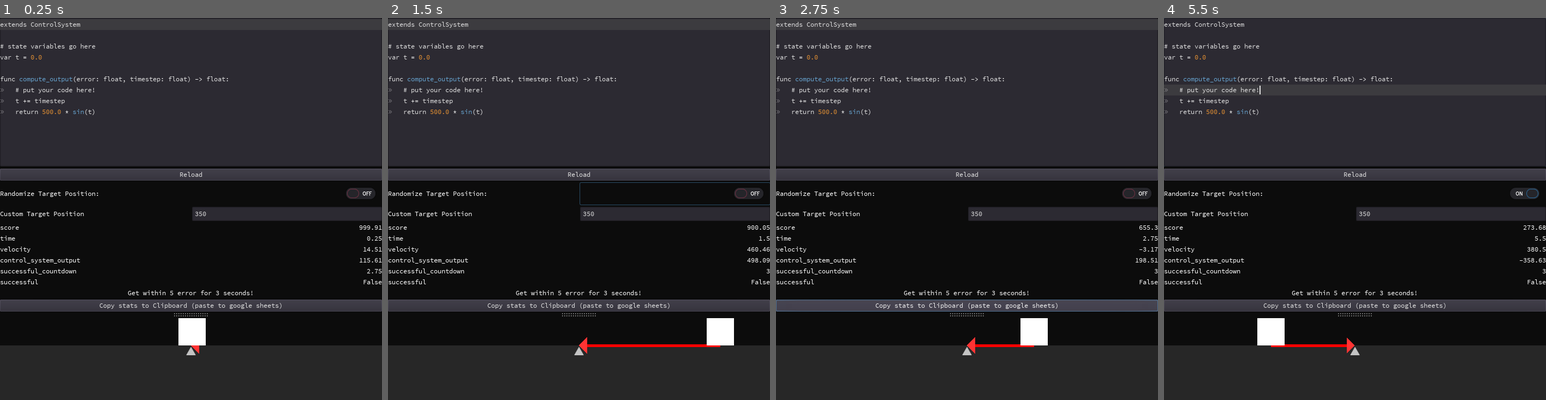
Above: before the commit, frames 1-4 (left to right).
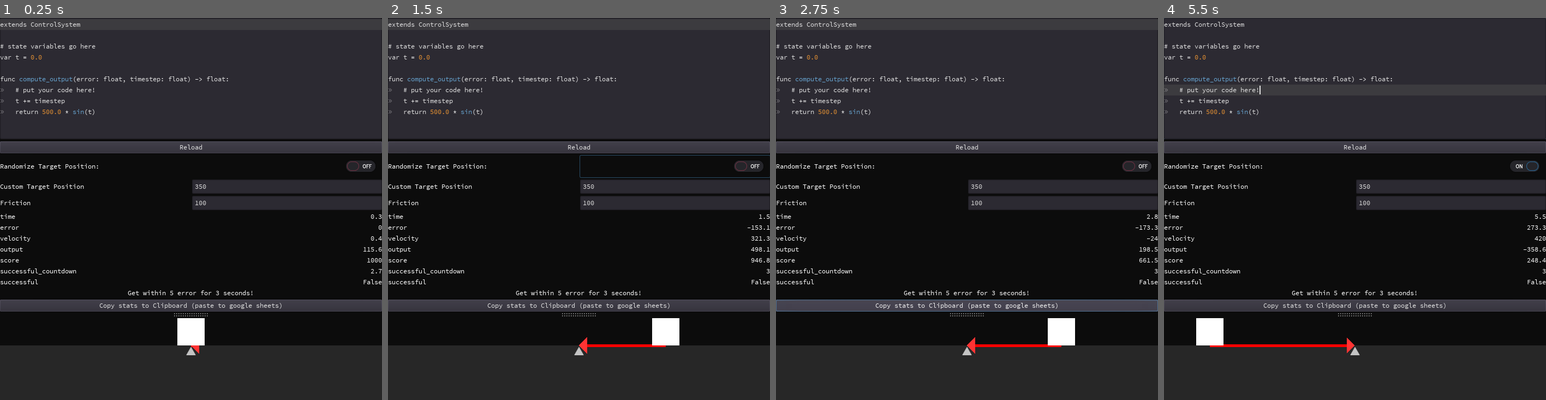
Above: after the commit, the same moments.

Repository: creikey/control-system-playground
Game: Godot game, scene res://Main.tscn
Two runs of this game, one before a commit and one after it. Both use one fixed random seed, a clock stepped at 60 frames per second and the inputs below.
Inputs (mouse positions are in pixels of both pictures, inside the frame that each line leads up to; where the layout moved, square brackets give the same spot in the first picture):
- Up to frame 1 (0.25 s): no input
- Up to frame 2 (1.5 s): click (674, 166) [674, 193] at 0.5 s; click (674, 166) [674, 193] at 1.25 s
- Up to frame 3 (2.75 s): click "Copy stats to Clipboard (past…" at 2 s
- Up to frame 4 (5.5 s): click "Copy stats to Clipboard (past…" at 2.75 s; click (1450, 166) [1450, 193] at 3.5 s; click "Copy stats to Clipboard (past…" at 4.25 s; move the mouse to (1355, 90) at 5.02 s; hold Mouse wheel up (zoom_in) from 5.03 s (still down); click (1355, 90) at 5.17 s

The runs differ from the first frame. In frame 1, 12% of the frame differs, in the area x 0-100%, y 31-87%; in frame 2, 13%; in frame 3, 13%; in frame 4, 14%.

Commit message:
Reorganize graphed output and add friction

Diff:
--- a/src/Box.gd
+++ b/src/Box.gd
@@ -8,8 +8,9 @@
 var target_point: float = 350.0
 var successful: bool = false
 
+var friction: float = 0.0
 var velocity: float = 0.0
-var accel: float = 0.0
+var last_control_system_output: float = 0.0
 
 func reset():
 	velocity = 0.0
@@ -22,11 +23,20 @@
 func get_control_system_error() -> float:
 	return target_point - global_position.x
 
+func get_control_system_position() -> float:
+	return global_position.x
+
 func _physics_process(delta: float):
 	if successful:
 		return
-	accel = current_control_system.compute_output(get_control_system_error(), delta)
-	velocity += accel * delta
+	last_control_system_output = current_control_system.compute_output(get_control_system_error(), delta)
+	velocity += last_control_system_output * delta
+
+	var frictional_accel = -sign(velocity) * friction
+	if abs(frictional_accel * delta) > abs(velocity):
+		frictional_accel = -velocity / delta
+	velocity += frictional_accel * delta
+
 	global_position.x += velocity * delta
 	if global_position.x > 700.0 - 25.0:
 		velocity *= -0.8
--- a/src/ControlSystemEditor.gd
+++ b/src/ControlSystemEditor.gd
@@ -28,6 +28,7 @@
 	return {
 		"randomize_target_position": $VSplitContainer/VBoxContainer/Options/HBoxContainer/RandomizeStartCheckButton.pressed,
 		"custom_target_position": float($VSplitContainer/VBoxContainer/Options/HBoxContainer2/CustomTargetLineEdit.text),
+		"friction": float($VSplitContainer/VBoxContainer/Options/HBoxContainer3/FrictionLineEdit.text),
 	}
 
 func set_script_text(new_text: String):
@@ -44,5 +45,5 @@
 	for stat_display in _stats_vbox.get_children():
 		var new_stat_value = stats[stat_display.stat_name_label.text]
 		if new_stat_value is float:
-			new_stat_value = stepify(new_stat_value, 0.01)
+			new_stat_value = stepify(new_stat_value, 0.1)
 		stat_display.stat_value_label.text = str(new_stat_value)
--- a/src/Main.gd
+++ b/src/Main.gd
@@ -5,10 +5,11 @@
 onready var _ui: UI = $UI
 
 var _default_stats: Dictionary = {
+	"time": 0.0,
+	"error": 0.0,
+	"velocity": 0.0,
+	"output": 0.0,
 	"score": 1000.0,
-	"time": 0.0,
-	"velocity": 0.0,
-	"control_system_output": 0.0,
 	"successful_countdown": 3.0,
 	"successful": false,
 }
@@ -45,9 +46,10 @@
 	else:
 		_stats["successful_countdown"] = 3.0
 	_stats["time"] += delta
+	_stats["error"] = _box.get_control_system_error()
+	_stats["velocity"] = _box.velocity
+	_stats["output"] = _box.last_control_system_output
 	_stats["score"] -= abs(err) * delta
-	_stats["velocity"] = _box.velocity
-	_stats["control_system_output"] = _box.accel
 	_stats_record.append(_stats.duplicate(true))
 	if _stats_record.size() > 60 * 100:
 		OS.alert("YOU BEEN RUNNING THIS TOO LONG, IT'LL TAKE UP TOO MUCH MEMORY AND CRASH YOUR COMPUTER")
@@ -81,6 +83,7 @@
 		self._target_point = opts["custom_target_position"]
 	_stats = _default_stats.duplicate(true)
 	_ui.stats = _stats
+	_box.friction = opts["friction"]
 	_box.reset()
 	_stats_record.clear()
 	$Floor.reset()
--- a/src/Main.tscn
+++ b/src/Main.tscn
@@ -91,7 +91,7 @@
 
 [node name="TextEdit" type="TextEdit" parent="UI/VSplitContainer/VBoxContainer"]
 margin_right = 700.0
-margin_bottom = 362.0
+margin_bottom = 332.0
 size_flags_vertical = 3
 custom_fonts/font = SubResource( 3 )
 text = "extends ControlSystem
@@ -115,9 +115,9 @@
 }
 
 [node name="WebScriptWorkarounds" type="HBoxContainer" parent="UI/VSplitContainer/VBoxContainer"]
-margin_top = 366.0
-margin_right = 700.0
-margin_bottom = 388.0
+margin_top = 336.0
+margin_right = 700.0
+margin_bottom = 358.0
 script = ExtResource( 9 )
 
 [node name="PutScript" type="Button" parent="UI/VSplitContainer/VBoxContainer/WebScriptWorkarounds"]
@@ -134,13 +134,13 @@
 text = "Read script from textbox"
 
 [node name="ReloadButton" type="Button" parent="UI/VSplitContainer/VBoxContainer"]
-margin_top = 392.0
-margin_right = 700.0
-margin_bottom = 414.0
+margin_top = 362.0
+margin_right = 700.0
+margin_bottom = 384.0
 text = "Reload"
 
 [node name="Options" type="VBoxContainer" parent="UI/VSplitContainer/VBoxContainer"]
-margin_top = 418.0
+margin_top = 388.0
 margin_right = 700.0
 margin_bottom = 488.0
 
@@ -179,6 +179,27 @@
 margin_bottom = 26.0
 size_flags_horizontal = 3
 text = "350"
+placeholder_text = "between 25 and 675"
+script = ExtResource( 7 )
+
+[node name="HBoxContainer3" type="HBoxContainer" parent="UI/VSplitContainer/VBoxContainer/Options"]
+margin_top = 74.0
+margin_right = 700.0
+margin_bottom = 100.0
+
+[node name="Label" type="Label" parent="UI/VSplitContainer/VBoxContainer/Options/HBoxContainer3"]
+margin_top = 5.0
+margin_right = 348.0
+margin_bottom = 21.0
+size_flags_horizontal = 3
+text = "Friction"
+
+[node name="FrictionLineEdit" type="LineEdit" parent="UI/VSplitContainer/VBoxContainer/Options/HBoxContainer3"]
+margin_left = 352.0
+margin_right = 700.0
+margin_bottom = 26.0
+size_flags_horizontal = 3
+text = "100"
 placeholder_text = "between 25 and 675"
 script = ExtResource( 7 )
 
